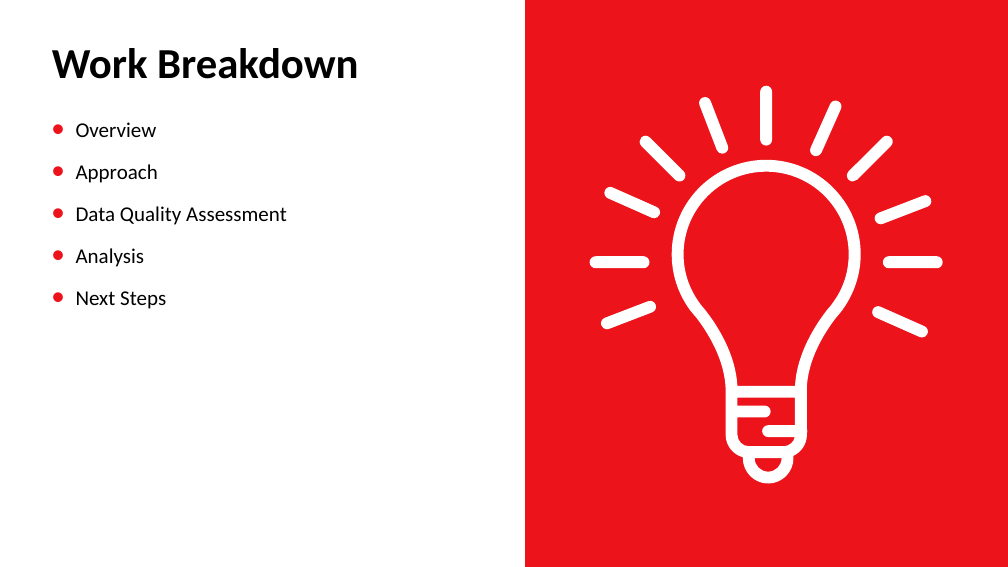
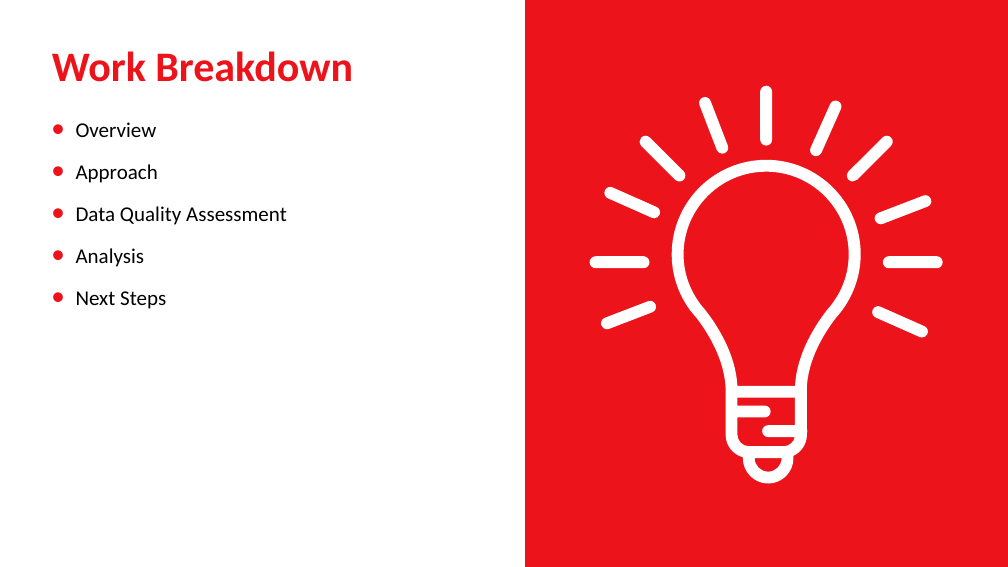
Before and after one commit to edimaudo/interview-questions, a slide deck: slide 2 of Scotiabank/Scotiabank_analysis.pptx. Drawn at 1008x567 pixels with LibreOffice and Linux fonts; fonts in the diff are those of the drawing; grey boxes stand for pictures. Boxes give left, top, right and bottom in pixels: in the first picture for what was removed or moved away, otherwise in the second. Text is boxed around its words. In the diff, an @@ line names an element or a change of style, - is before the commit and + after.

```diff
--- a/Scotiabank/Scotiabank_analysis.pptx
+++ b/Scotiabank/Scotiabank_analysis.pptx
@@ text "Work Breakdown" at [52,51,353,82]: size 40.7 to 40 pt, text colour #000000 to #EC131B; line spacing 0.7 to 0.9 @@
```
Also in this commit, not shown: 1 other slide changed, 9 slides added.
